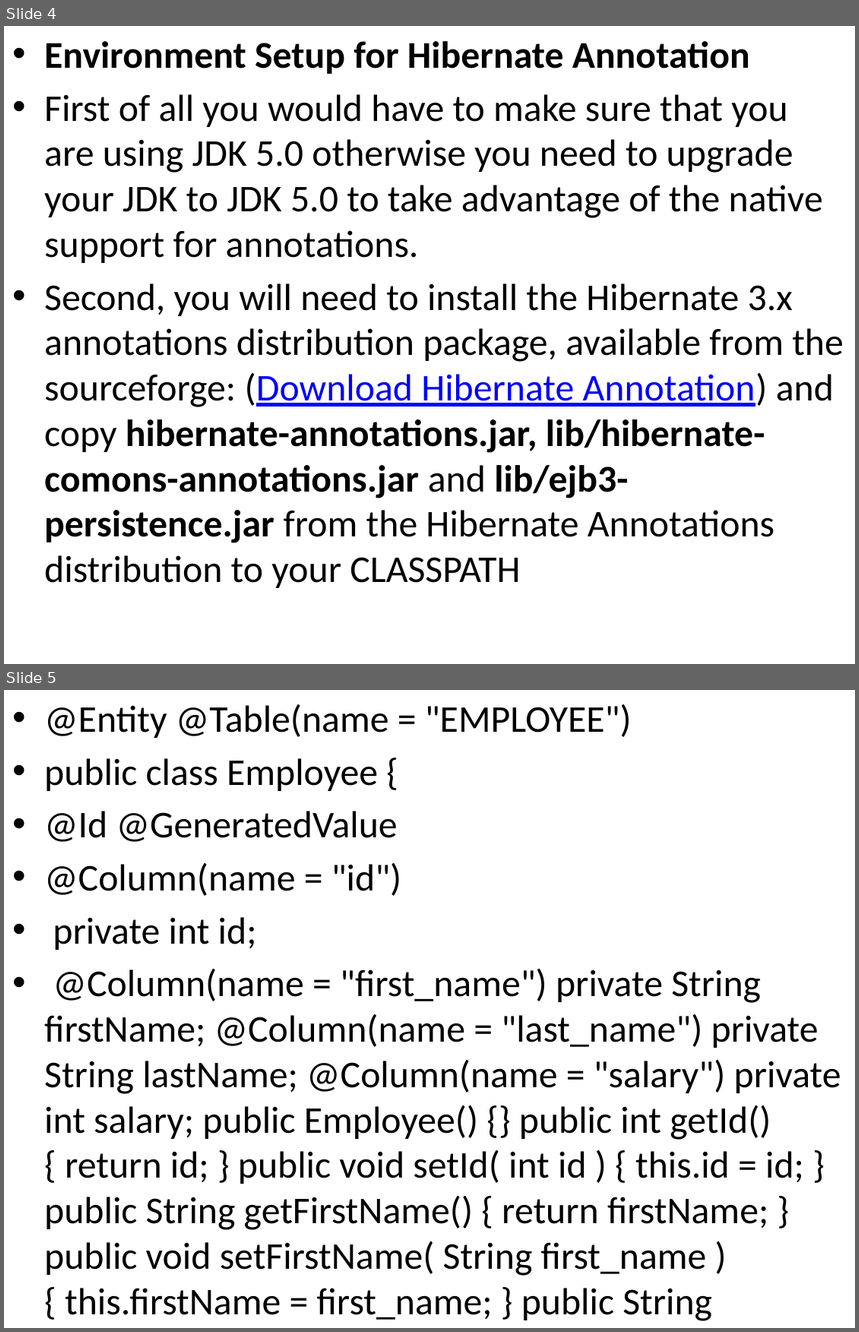
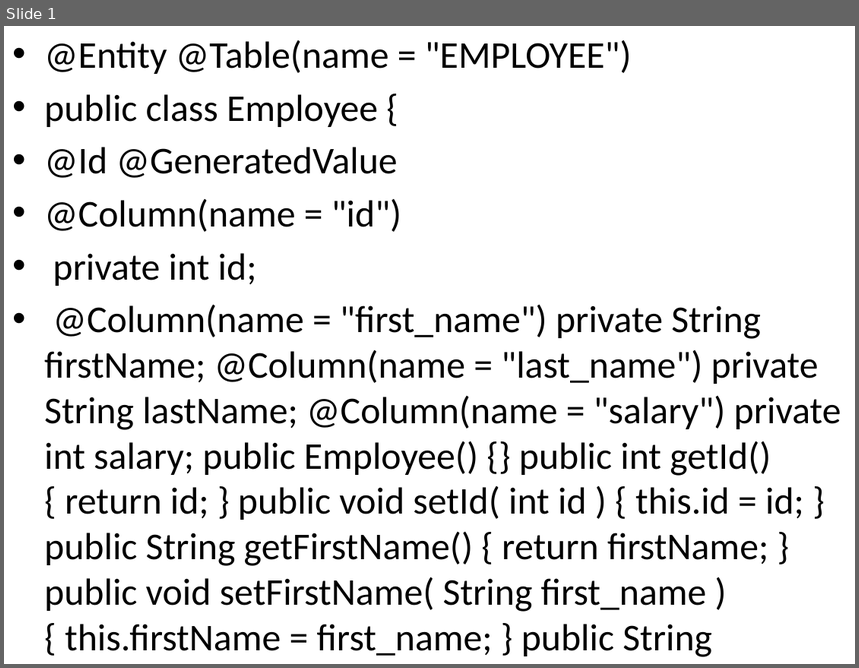
Before and after one commit to MohitKhevlani278/Java, a slide deck: ExamPaperAnswer/ClgPdf/Hibernate Annotation.pptx. Shown one above the other, each under a label of ours: slides 4 and 5 before the commit, slide 1 after it. The pictures are 859x1332 and 859x668 pixels, drawn with LibreOffice and Linux fonts; fonts in the diff are those of the drawing. Boxes give left, top, right and bottom in pixels: in the first picture for what was removed or moved away, otherwise in the second. Text is boxed around its words. In the diff, an @@ line names an element or a change of style, - is before the commit and + after.

```diff
--- a/ExamPaperAnswer/ClgPdf/Hibernate Annotation.pptx
+++ b/ExamPaperAnswer/ClgPdf/Hibernate Annotation.pptx
@@ slide 4 removed at [4,26,855,664], background #FFFFFF @@
@@ text removed at [44,41,844,588] @@
-• Environment Setup for Hibernate Annotation
-• First of all you would have to make sure that you are using JDK 5.0 otherwise you need to upgrade your JDK to JDK 5.0 to take advantage of the native support for annotations.
-• Second, you will need to install the Hibernate 3.x annotations distribution package, available from the sourceforge: (Download Hibernate Annotation) and copy hibernate-annotations.jar, lib/hibernate-comons-annotations.jar and lib/ejb3-persistence.jar from the Hibernate Annotations distribution to your CLASSPATH
@@ what was slide 5 is now slide 1 @@
```
Also in this commit, not shown: 7 other slides removed, 5 other files.
